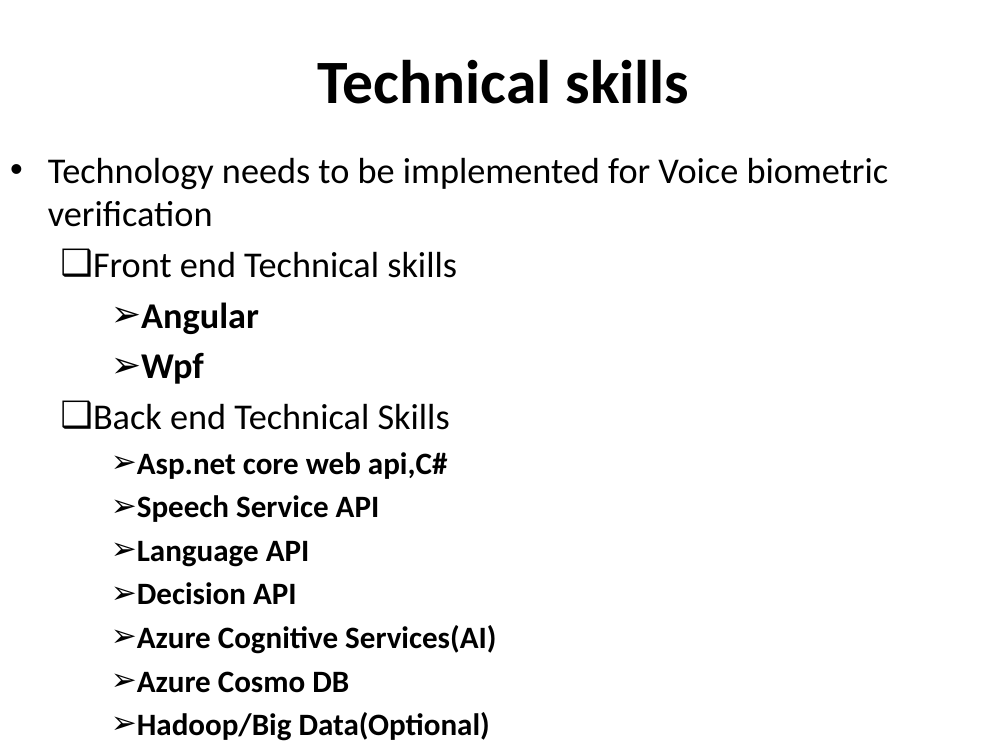
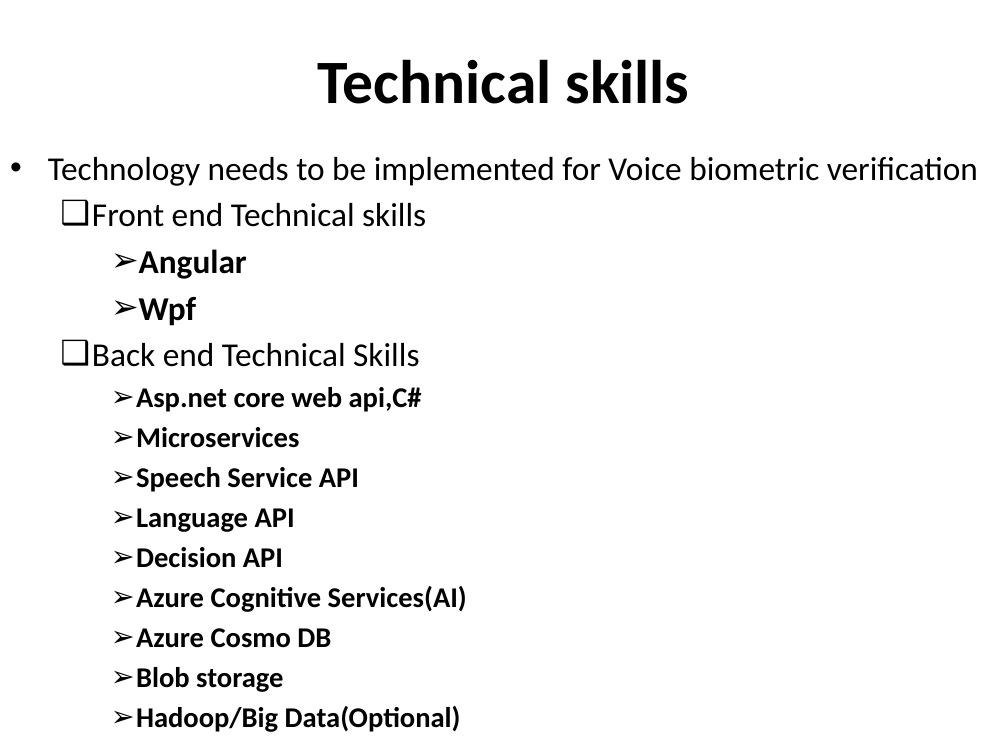
Before and after one commit to Dasharath009/VoiceAuthentication, a slide deck: slide 3 of Voice Authentication.pptx. Drawn at 1008x756 pixels with LibreOffice and Linux fonts; fonts in the diff are those of the drawing. Boxes give left, top, right and bottom in pixels: in the first picture for what was removed or moved away, otherwise in the second. Text is boxed around its words. In the diff, an @@ line names an element or a change of style, - is before the commit and + after.

```diff
--- a/Voice Authentication.pptx
+++ b/Voice Authentication.pptx
@@ text at [48,157,978,648]: size 25.9 to 23.8 pt in "Technology needs to be implemented for Voice ...", "Front end Technical skills", "Angular", "Wpf" and 1 more places; size 22.2 to 20.4 pt in "Asp.net core web api,C#", "Speech Service API", "Language API", "Decision API" and 3 more places @@
@@ text at [136,427,299,448]: paragraph added @@
+    ➢ Microservices
@@ text at [136,667,283,692]: paragraph added @@
+    ➢ Blob storage
```
Also in this commit, not shown: 1 other slide changed, 2 slides added.
